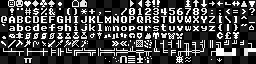
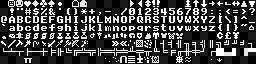
Before/after of a w=256, h=64 layered artwork. What changed in the layer stack:
painted on "Background" over [152, 56, 159, 63]
